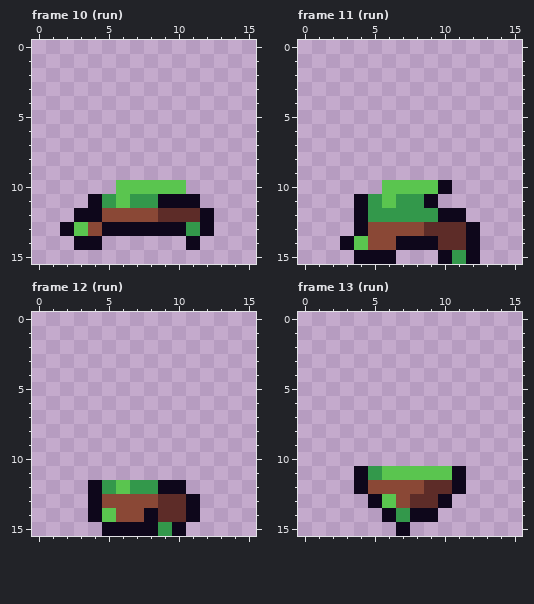
Edited in one commit: pixel-art file (core/assets/ase/actor_gobbo.ase). Above is the file before it was changed.
16x16 pixels, 21 frames. Shown: frame 10 (run), frame 11 (run), frame 12 (run), frame 13 (run). The commit also changed other frames, which this record leaves out.
The result:
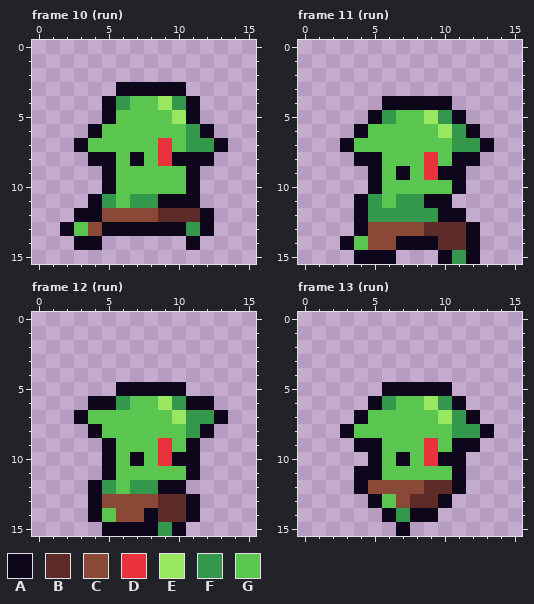
Palette (. is transparent): A #0e071b  B #5d2c28  C #8a4836  D #ea323c  E #99e65f  F #33984b  G #5ac54f
Diff:
{"change": "layer \"body\" added"}
{"where": "frame 10 (run), layer \"gobbo\""}
{"frame":10,"y":3,"x":6,"old":".....","new":"AAAAA"}
{"frame":10,"y":4,"x":5,"old":".......","new":"AFGGEFA"}
{"frame":10,"y":5,"x":5,"old":".......","new":"AGGGGEA"}
{"frame":10,"y":6,"x":4,"old":".........","new":"AGGGGGGFA"}
{"frame":10,"y":7,"x":3,"old":"...........","new":"AGGGGGDGFFA"}
{"frame":10,"y":8,"x":4,"old":".........","new":"AAGAGDAAA"}
{"frame":10,"y":9,"x":5,"old":".......","new":"AGGGGGA"}
{"frame":10,"y":10,"x":5,"old":".","new":"A"}
{"frame":10,"y":10,"x":11,"old":".","new":"A"}
{"where": "frame 11 (run), layer \"gobbo\""}
{"frame":11,"y":4,"x":6,"old":".....","new":"AAAAA"}
{"frame":11,"y":5,"x":5,"old":".......","new":"AFGGEFA"}
{"frame":11,"y":6,"x":4,"old":".........","new":"AGGGGGEFA"}
{"frame":11,"y":7,"x":3,"old":"...........","new":"AGGGGGGGFFA"}
{"frame":11,"y":8,"x":4,"old":".........","new":"AAGGGDGAA"}
{"frame":11,"y":9,"x":5,"old":".......","new":"AGAGDAA"}
{"frame":11,"y":10,"x":5,"old":".","new":"A"}
{"frame":11,"y":10,"x":10,"old":"A.","new":"GA"}
{"frame":11,"y":11,"x":10,"old":".","new":"A"}
{"where": "frame 12 (run), layer \"gobbo\""}
{"frame":12,"y":5,"x":6,"old":".....","new":"AAAAA"}
{"frame":12,"y":6,"x":4,"old":".........","new":"AAFGGEFAA"}
{"frame":12,"y":7,"x":3,"old":"...........","new":"AGGGGGGEFFA"}
{"frame":12,"y":8,"x":4,"old":".........","new":"AGGGGGGFA"}
{"frame":12,"y":9,"x":5,"old":".......","new":"AGGGDGA"}
{"frame":12,"y":10,"x":5,"old":".......","new":"AGAGDAA"}
{"frame":12,"y":11,"x":5,"old":".......","new":"AGGGGGA"}
{"where": "frame 13 (run), layer \"gobbo\""}
{"frame":13,"y":5,"x":6,"old":".....","new":"AAAAA"}
{"frame":13,"y":6,"x":5,"old":".......","new":"AFGGEFA"}
{"frame":13,"y":7,"x":4,"old":".........","new":"AGGGGGEFA"}
{"frame":13,"y":8,"x":3,"old":"...........","new":"AGGGGGGGFFA"}
{"frame":13,"y":9,"x":4,"old":".........","new":"AAGGGDGAA"}
{"frame":13,"y":10,"x":5,"old":".......","new":"AGAGDAA"}
{"frame":13,"y":11,"x":5,"old":"F","new":"A"}
{"label":"added","picture_box":[74,82,228,194]}
{"label":"changed","picture_box":[340,96,494,208]}
{"label":"added","picture_box":[74,382,228,480]}
{"label":"changed","picture_box":[340,382,494,480]}
